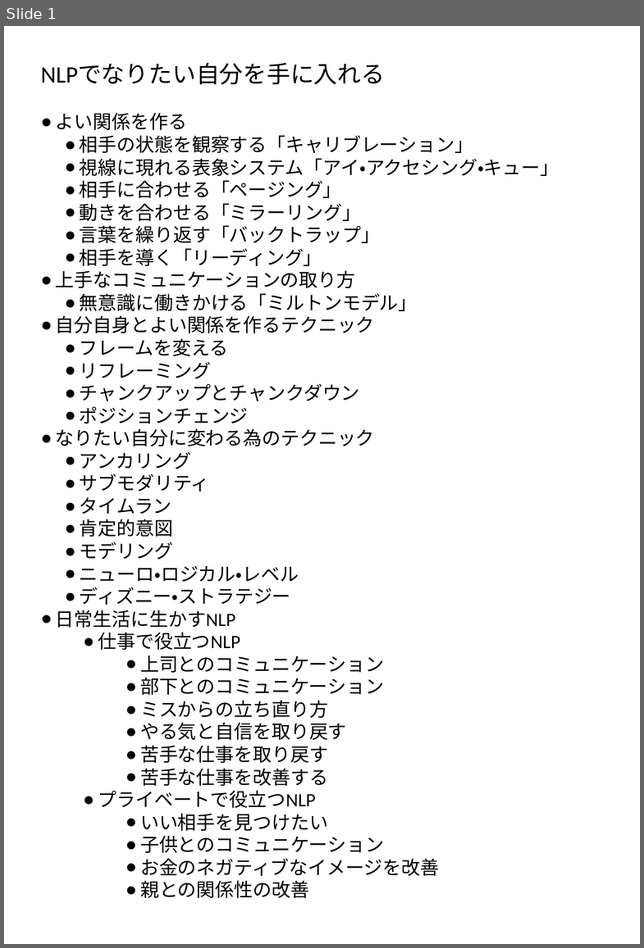
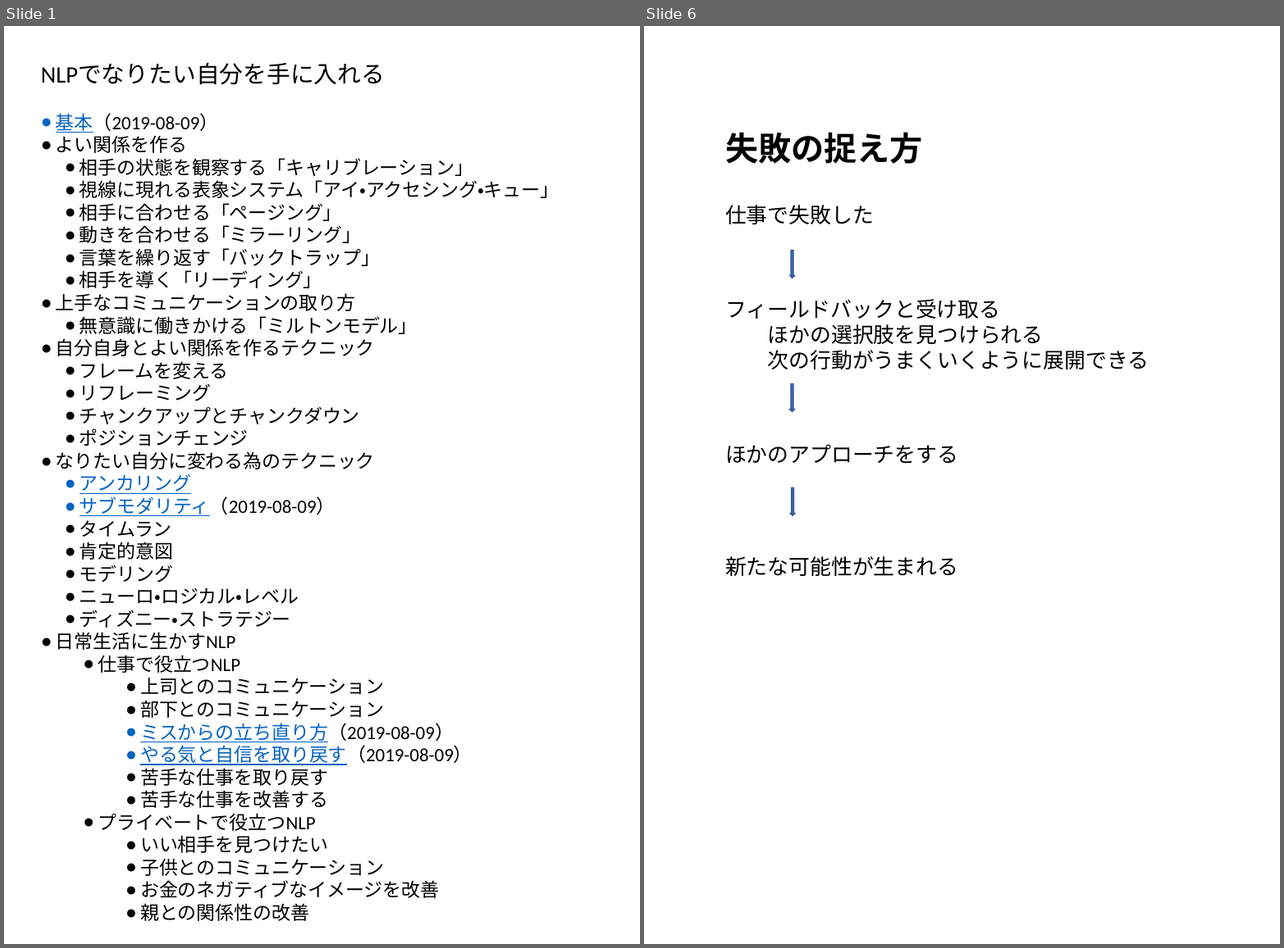
Before and after one commit to ShiccaRorl/waku_waku_homepage, a slide deck: エレメント/NLP/実践NLP.pptx. Shown side by side, each under a label of ours: slide 1 before the commit, slides 1 and 6 after it; the slides between them are not shown. The pictures are 644x948 and 1284x948 pixels, drawn with LibreOffice and Linux fonts; fonts in the diff are those of the drawing. Boxes give left, top, right and bottom in pixels: in the first picture for what was removed or moved away, otherwise in the second. Text is boxed around its words. In the diff, an @@ line names an element or a change of style, - is before the commit and + after.

```diff
--- a/エレメント/NLP/実践NLP.pptx
+++ b/エレメント/NLP/実践NLP.pptx
@@ slide 6 added at bbox=[644, 26, 1280, 944], background #FFFFFF @@
@@ text added at bbox=[725, 132, 923, 164], 28 pt, text #000000, bold @@
+失敗の捉え方
@@ text added at bbox=[725, 205, 874, 224], 18 pt, text #000000 @@
+仕事で失敗した
@@ down arrow added at bbox=[790, 251, 794, 279], fill #4472C4, outline #325491 1 pt @@
@@ text added at bbox=[725, 299, 1148, 370], 18 pt, text #000000 @@
+フィールドバックと受け取る
+ほかの選択肢を見つけられる
+次の行動がうまくいくように展開できる
@@ down arrow added at bbox=[790, 384, 794, 411], fill #4472C4, outline #325491 1 pt @@
@@ text added at bbox=[725, 444, 958, 464], 18 pt, text #000000 @@
+ほかのアプローチをする
@@ down arrow added at bbox=[791, 488, 795, 516], fill #4472C4, outline #325491 1 pt @@
@@ text added at bbox=[725, 557, 958, 576], 18 pt, text #000000 @@
+新たな可能性が生まれる
@@ slide 1 changed as well @@
@@ text at bbox=[56, 113, 219, 133]: paragraph added @@
+● 基本（2019-08-09）
@@ text at bbox=[79, 475, 191, 494]: text colour #000000 to #0563C1, underline on in "アンカリング" @@
@@ text at bbox=[79, 497, 335, 516]: text changed @@
-  ● サブモダリティ
+  ● サブモダリティ（2019-08-09）
@@ text at bbox=[140, 723, 472, 766]: text changed @@
-    ● ミスからの立ち直り方
-    ● やる気と自信を取り戻す
+    ● ミスからの立ち直り方（2019-08-09）
+    ● やる気と自信を取り戻す（2019-08-09）
```
Also in this commit, not shown: 4 other slides added, 1 slide removed.
